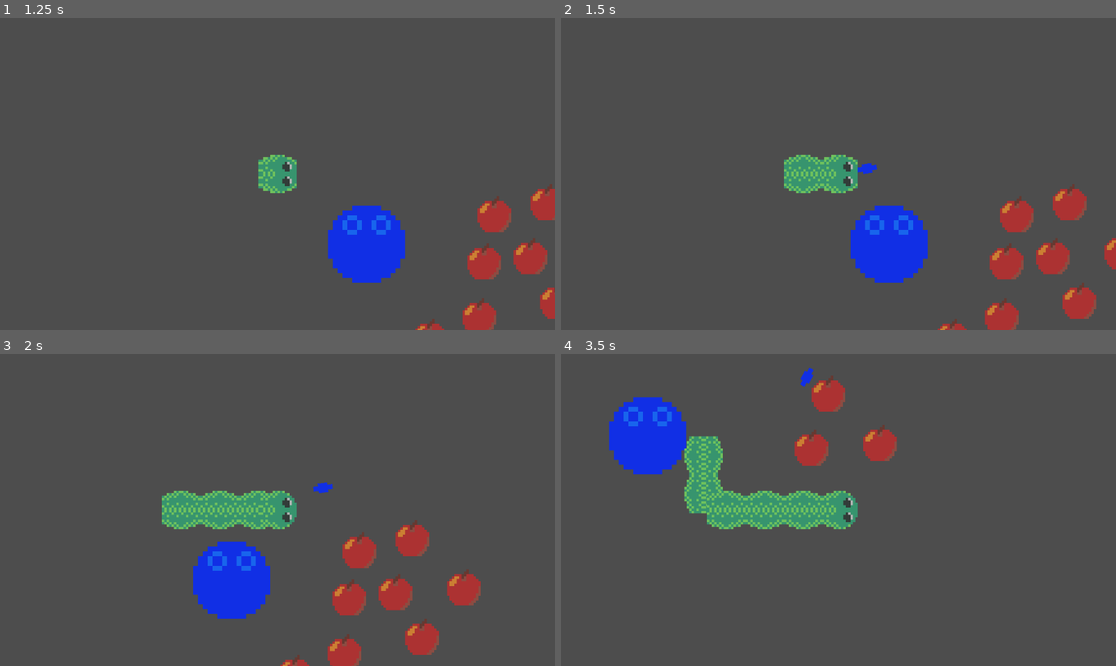
Above: before the commit, frames 1-4 (two rows, left to right).
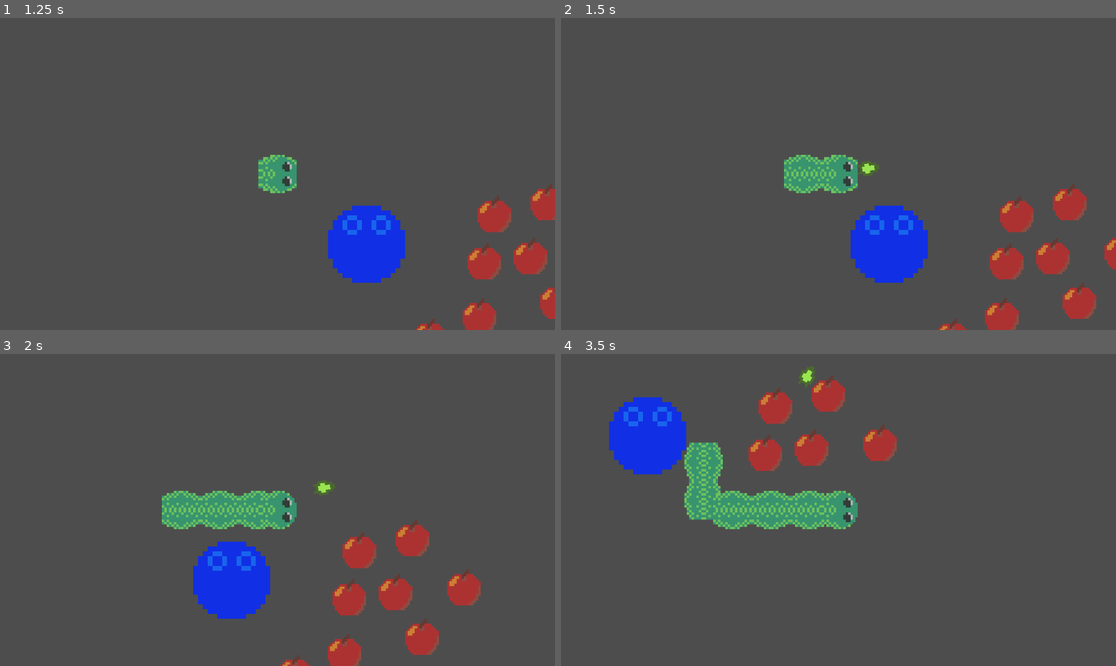
Above: after the commit, the same moments.

Repository: EdWinMaster0/ProjectSnake
Game: Godot game, scene res://scenes/Menu.tscn
The game is run twice, just before and just after one commit, with the same random seed, the same clock (stepped at 60 frames per second) and the same inputs.
Inputs (mouse positions are in pixels of both pictures, inside the frame that each line leads up to):
- Up to frame 1 (1.25 s): click "Start" at 0.5 s
- Up to frame 2 (1.5 s): tap Enter at 1.25 s; move the mouse to (960, 158) at 1.27 s; hold D (Right) from 1.28 s (still down); tap Space (Action) at 1.35 s
- Up to frame 3 (2 s): keep holding D (Right)
- Up to frame 4 (3.5 s): move the mouse to (727, 525) at 2.02 s; release D (Right) at 2.03 s; hold S (Down) 2.03-2.78 s; tap Space (Action) at 2.1, 2.85 s; move the mouse to (894, 441) at 2.77 s; hold D (Right) from 2.78 s (still down)

Frame 1 is identical in both runs. In frame 2, 0.1% of the frame differs, in the area x 53-58%, y 45-51%; in frame 3, 0.1%; in frame 4, 3.1%, in the area x 22-48%, y 3-57%.

Commit message:
Add files via upload

Diff:
--- a/snake-survivors/projectile.gd
+++ b/snake-survivors/projectile.gd
@@ -7,10 +7,12 @@
 # Velocity vector for the projectile
 var velocity = Vector2()
 
+# Puddle scene to be loaded (ensure you've preloaded the scene)
+var puddle_scene = preload("res://scenes/Puddle.tscn")
+
 func _ready() -> void:
 	# Point the projectile towards the mouse
 	look_at(get_global_mouse_position())
-
 
 	# Initialize velocity to move in the direction the projectile is facing
 	velocity = transform.x * speed
@@ -25,4 +27,10 @@
 
 	# Optionally, destroy the projectile when it's almost stopped
 	if velocity.length() < 1:
+		# Create the puddle node after the animation ends (when projectile stops moving)
+		var puddle = puddle_scene.instantiate()
+		get_parent().add_child(puddle)  # Add the puddle to the same parent as the projectile
+		puddle.position = position  # Set the puddle at the current position of the projectile
+
+		# Optionally, destroy the projectile after puddle is created
 		queue_free()
--- a/snake-survivors/scenes/Projectile.tscn
+++ b/snake-survivors/scenes/Projectile.tscn
@@ -4,21 +4,26 @@
 [ext_resource type="Texture2D" uid="uid://5epcyefp6kfd" path="res://assets/Sprite-0001.png" id="2_3ou3x"]
 
 [sub_resource type="CapsuleShape2D" id="CapsuleShape2D_t6650"]
-height = 44.0
+radius = 15.0
+height = 48.0
 
 [node name="Projectile" type="Area2D"]
+collision_layer = 0
+collision_mask = 2
 linear_damp = 100.0
 angular_damp = 100.0
 script = ExtResource("1_kfr6m")
 
 [node name="Sprite2D" type="Sprite2D" parent="."]
+z_index = 20
 rotation = 1.5708
 scale = Vector2(5, 5)
 texture = ExtResource("2_3ou3x")
 hframes = 4
 vframes = 20
-frame = 5
+frame = 17
 
 [node name="CollisionShape2D" type="CollisionShape2D" parent="."]
+position = Vector2(2, 0)
 rotation = 1.5708
 shape = SubResource("CapsuleShape2D_t6650")
--- a/snake-survivors/scenes/Puddle.tscn
+++ b/snake-survivors/scenes/Puddle.tscn
@@ -1,18 +1,62 @@
-[gd_scene load_steps=3 format=3 uid="uid://fdjjvp0l07kq"]
+[gd_scene load_steps=9 format=3 uid="uid://fdjjvp0l07kq"]
 
 [ext_resource type="Texture2D" uid="uid://5epcyefp6kfd" path="res://assets/Sprite-0001.png" id="1_eqn2n"]
 
+[sub_resource type="AtlasTexture" id="AtlasTexture_v2c0q"]
+atlas = ExtResource("1_eqn2n")
+region = Rect2(0, 80, 16, 16)
+
+[sub_resource type="AtlasTexture" id="AtlasTexture_wqexe"]
+atlas = ExtResource("1_eqn2n")
+region = Rect2(16, 80, 16, 16)
+
+[sub_resource type="AtlasTexture" id="AtlasTexture_nbji7"]
+atlas = ExtResource("1_eqn2n")
+region = Rect2(32, 80, 16, 16)
+
+[sub_resource type="AtlasTexture" id="AtlasTexture_6ls6e"]
+atlas = ExtResource("1_eqn2n")
+region = Rect2(48, 80, 16, 16)
+
+[sub_resource type="AtlasTexture" id="AtlasTexture_sg52s"]
+atlas = ExtResource("1_eqn2n")
+region = Rect2(0, 96, 16, 16)
+
+[sub_resource type="SpriteFrames" id="SpriteFrames_6n0qn"]
+animations = [{
+"frames": [{
+"duration": 1.0,
+"texture": SubResource("AtlasTexture_v2c0q")
+}, {
+"duration": 1.0,
+"texture": SubResource("AtlasTexture_wqexe")
+}, {
+"duration": 1.0,
+"texture": SubResource("AtlasTexture_nbji7")
+}, {
+"duration": 1.0,
+"texture": SubResource("AtlasTexture_6ls6e")
+}, {
+"duration": 1.0,
+"texture": SubResource("AtlasTexture_sg52s")
+}],
+"loop": true,
+"name": &"default",
+"speed": 5.0
+}]
+
 [sub_resource type="CircleShape2D" id="CircleShape2D_t4j0o"]
-radius = 36.0555
+radius = 38.0132
 
 [node name="Puddle" type="Area2D"]
+collision_layer = 0
+collision_mask = 2
 
-[node name="Sprite2D" type="Sprite2D" parent="."]
+[node name="AnimatedSprite2D" type="AnimatedSprite2D" parent="."]
 scale = Vector2(5, 5)
-texture = ExtResource("1_eqn2n")
-hframes = 4
-vframes = 20
-frame = 16
+sprite_frames = SubResource("SpriteFrames_6n0qn")
+autoplay = "default"
+frame_progress = 0.548853
 
 [node name="CollisionShape2D" type="CollisionShape2D" parent="."]
 shape = SubResource("CircleShape2D_t4j0o")
